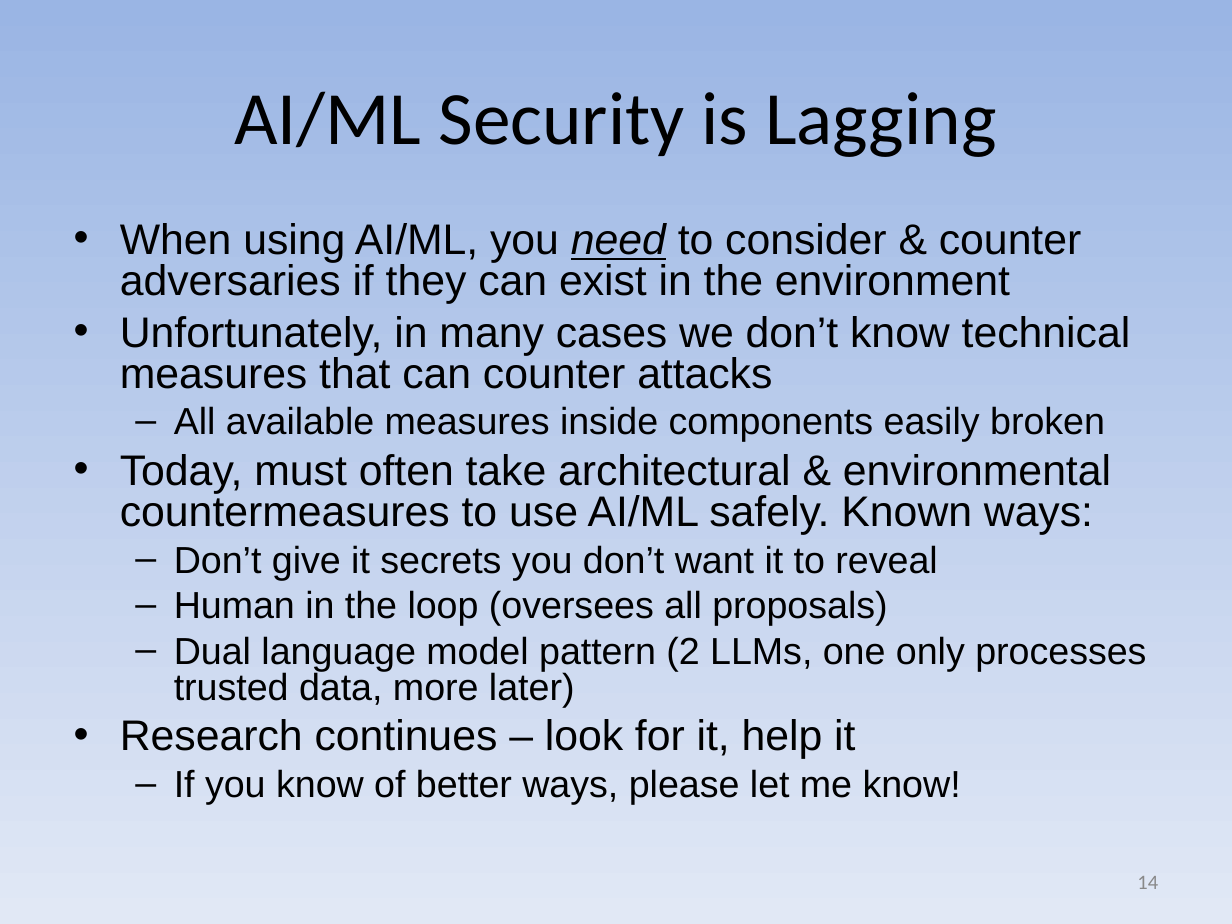
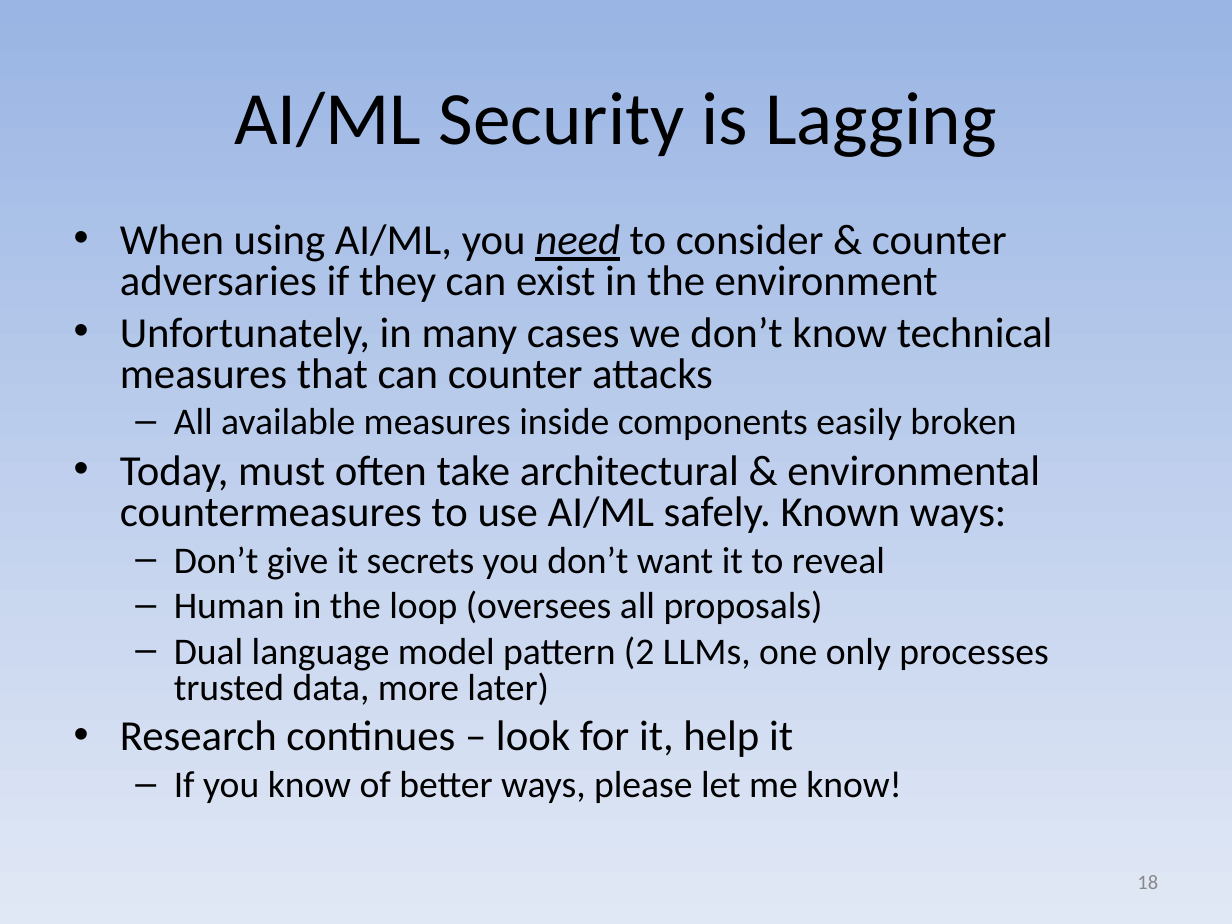
Before and after one commit to david-a-wheeler/david-a-wheeler.github.io, a slide deck: slide 18 of secure-class/presentations/AI-ML-Security.ppt (slide 14 before the commit). Drawn at 1232x924 pixels with LibreOffice and Linux fonts; fonts in the diff are those of the drawing. Boxes give left, top, right and bottom in pixels: in the first picture for what was removed or moved away, otherwise in the second. Text is boxed around its words. In the diff, an @@ line names an element or a change of style, - is before the commit and + after.

Commit message:
Update AI-ML-Security.ppt
In particular, add points from Kumar, broaden discussion / context

```diff
--- a/secure-class/presentations/AI-ML-Security.ppt
+++ b/secure-class/presentations/AI-ML-Security.ppt
@@ text "When using AI/ML, you need ..." at (x1=120, y1=224, x2=1053, y2=803): font Arial to Calibri @@
@@ page number at (x1=1137, y1=875, x2=1158, y2=889): text changed @@
-14
+18
```
Also in this commit, not shown: 9 other slides changed, 6 slides added.
